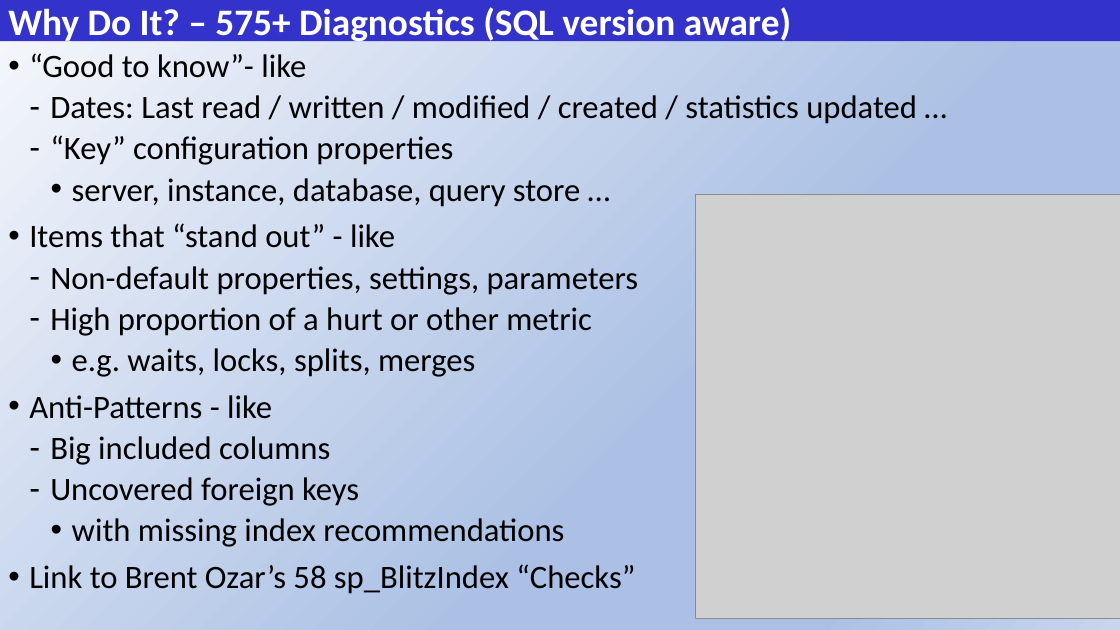
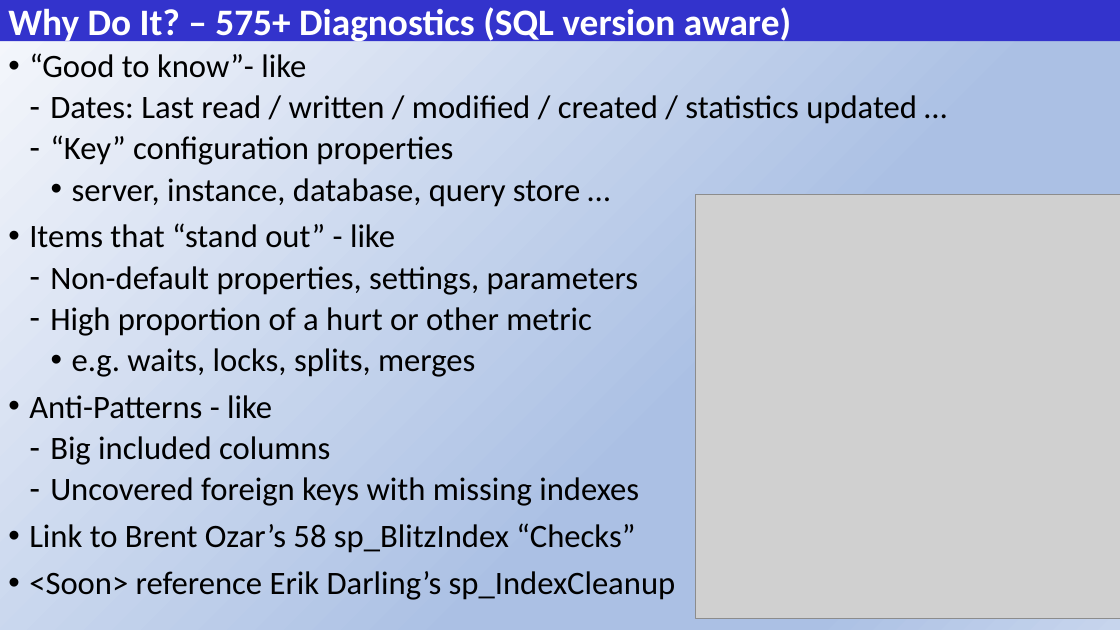
Before and after one commit to SQLXL/SQLXL, a slide deck: slide 35 of SQLXL_Index SQL Saturday South Florida 2025.pptx. Drawn at 1120x630 pixels with LibreOffice and Linux fonts; fonts in the diff are those of the drawing; grey boxes stand for pictures. Boxes give left, top, right and bottom in pixels: in the first picture for what was removed or moved away, otherwise in the second. Text is boxed around its words. In the diff, an @@ line names an element or a change of style, - is before the commit and + after.

```diff
--- a/SQLXL_Index SQL Saturday South Florida 2025.pptx
+++ b/SQLXL_Index SQL Saturday South Florida 2025.pptx
@@ text at (50,477,639,506): text changed @@
-  ‐ Uncovered foreign keys
-    • with missing index recommendations
+  ‐ Uncovered foreign keys with missing indexes
@@ text at (29,571,676,600): paragraph added @@
+• <Soon> reference Erik Darling’s sp_IndexCleanup
```
Also in this commit, not shown: 9 other slides changed, 1 slide added, 1 slide removed, 1 other file.
